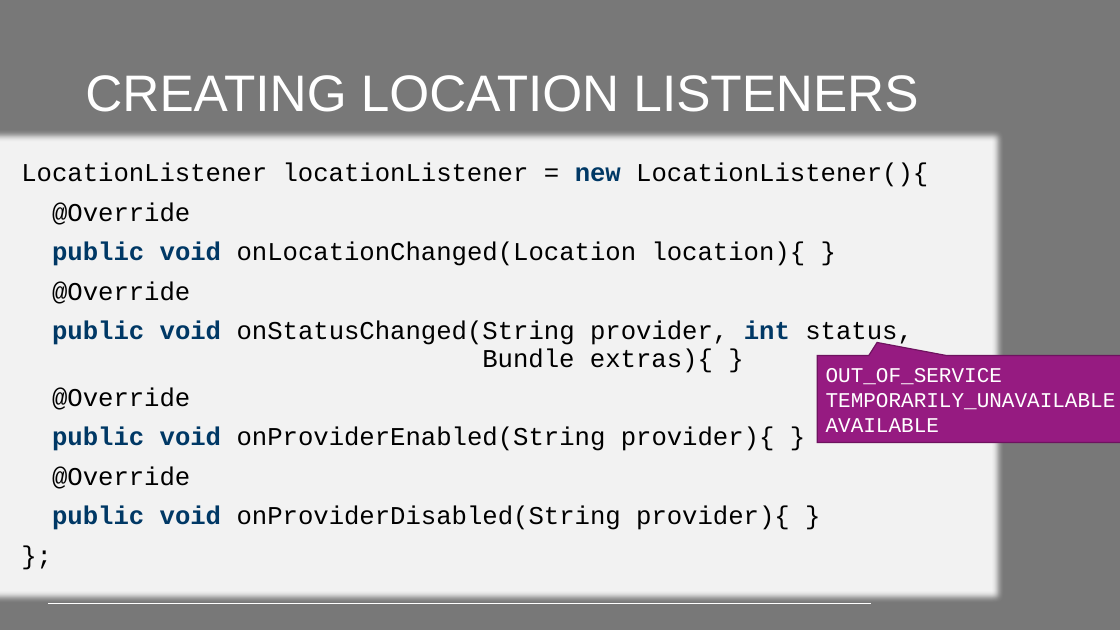
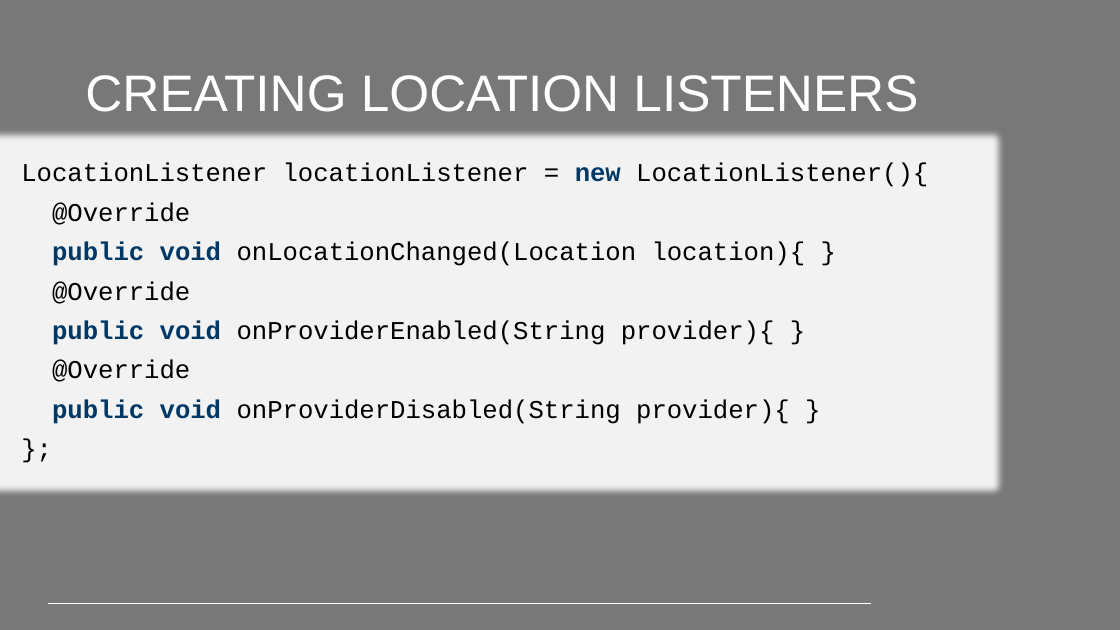
Before and after one commit to PeppeL-G/course-material, a slide deck: slide 12 of src/lectures/android-gps/android-gps.pptx. Drawn at 1120x630 pixels with LibreOffice and Linux fonts; fonts in the diff are those of the drawing; background and template pictures are left out. Boxes give left, top, right and bottom in pixels: in the first picture for what was removed or moved away, otherwise in the second. Text is boxed around its words. In the diff, an @@ line names an element or a change of style, - is before the commit and + after.

```diff
--- a/src/lectures/android-gps/android-gps.pptx
+++ b/src/lectures/android-gps/android-gps.pptx
@@ text at box(52, 281, 913, 373): paragraphs removed @@
-@Override
-public void onStatusChanged(String provider, int status,
-Bundle extras){ }
@@ speech box removed at box(818, 355, 1120, 443) @@
-OUT_OF_SERVICE
-TEMPORARILY_UNAVAILABLE
-AVAILABLE
```
Also in this commit, not shown: 2 other slides changed, 5 other files.
